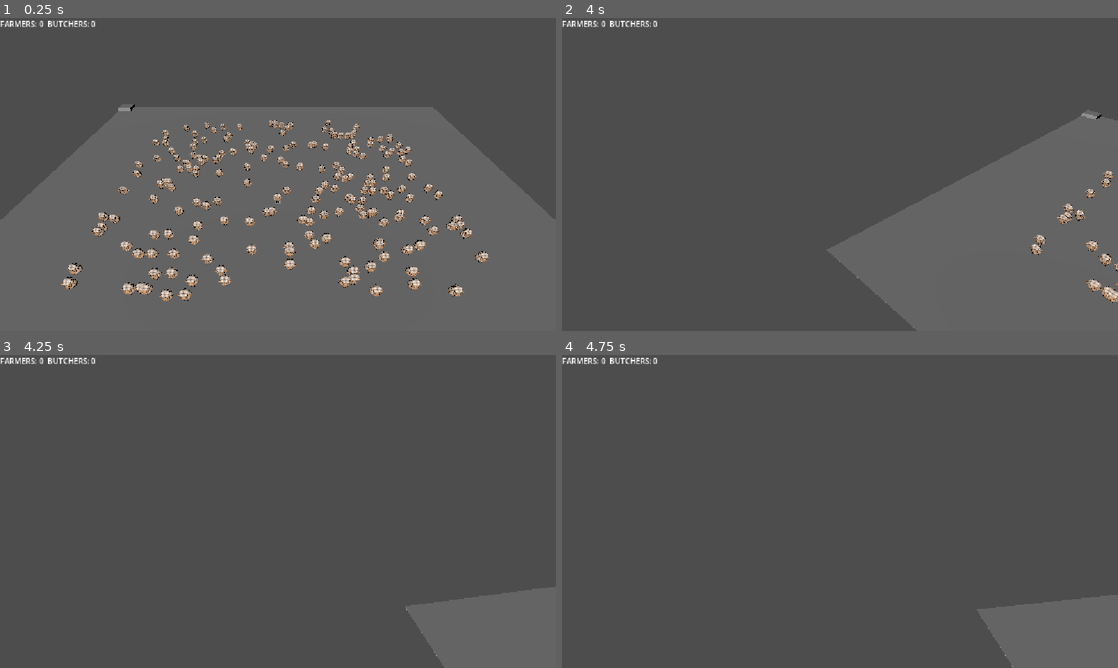
Above: before the commit, frames 1-4 (two rows, left to right).
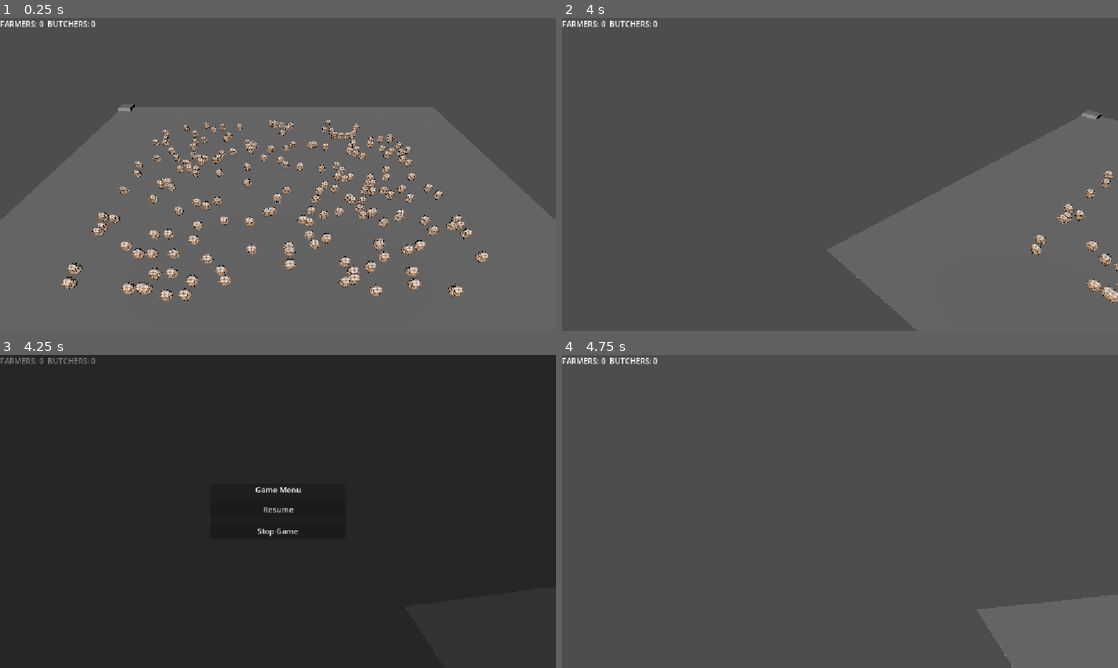
Above: after the commit, the same moments.

Repository: jumper385/kelpie-herders
Game: Godot game, scene res://scenes/gameplay/World.tscn
Two runs of this game, one before a commit and one after it. Both use one fixed random seed, a clock stepped at 60 frames per second and the inputs below. This scene is started directly instead of the project's main scene.
Inputs (mouse positions are in pixels of both pictures, inside the frame that each line leads up to):
- Up to frame 1 (0.25 s): no input
- Up to frame 2 (4 s): tap Enter at 0.5, 3.5 s; move the mouse to (962, 158) at 0.52 s; hold S (cam_back) 0.53-1.25 s; click (962, 158) at 0.67 s; drag from (728, 190) to (812, 237) at 1.27 s; tap Space at 2 s; move the mouse to (895, 105) at 2.02 s; hold A (cam_left) 2.03-2.75 s; click (895, 105) at 2.17 s; drag from (812, 237) to (673, 127) at 2.77 s; move the mouse to (1006, 221) at 3.52 s; hold Q (cam_rotate_left) from 3.53 s (still down); click (1006, 221) at 3.67 s
- Up to frame 3 (4.25 s): keep holding Q (cam_rotate_left); tap Escape (ui_cancel) at 4.15 s
- Up to frame 4 (4.75 s): release Q (cam_rotate_left) at 4.25 s; click (840, 508) at 4.25 s, where only the run after the commit has a clickable "Resume"

Frames 1-2 are identical in both runs. In frame 3, 100% of the frame differs, in the area x 0-100%, y 0-100%; in frame 4, nothing differs.

Commit message:
feat; addd escape menu #6

Diff:
--- a/scripts/core/WorldController.gd
+++ b/scripts/core/WorldController.gd
@@ -15,6 +15,7 @@
 @export var score_label: Label
 
 var _spawner: MultiplayerSpawner
+var _pause_layer: CanvasLayer
 ## type_id -> PackedScene, built from world_spawn_configs at startup.
 var _scene_registry: Dictionary = {}
 
@@ -23,6 +24,9 @@
 	# Build scene registry so _do_spawn can look up scenes by type string.
 	for cfg: SpawnConfig in world_spawn_configs:
 		_scene_registry[cfg.type_id] = cfg.scene
+
+	if multiplayer.is_server():
+		_build_pause_menu()
 
 	# All peers need the spawner to receive server-spawned nodes.
 	_spawner = MultiplayerSpawner.new()
@@ -115,3 +119,69 @@
 
 func update_score_text() -> void:
 	score_label.text = "Farmers: %d  Butchers: %d" % [farmers_score, butchers_score]
+
+
+# ── Pause / Exit menu (host only) ─────────────────────────────────────────────
+
+func _build_pause_menu() -> void:
+	_pause_layer = CanvasLayer.new()
+	_pause_layer.layer = 10
+	_pause_layer.visible = false
+	add_child(_pause_layer)
+
+	var bg := ColorRect.new()
+	bg.set_anchors_and_offsets_preset(Control.PRESET_FULL_RECT)
+	bg.color = Color(0, 0, 0, 0.5)
+	_pause_layer.add_child(bg)
+
+	var center := CenterContainer.new()
+	center.set_anchors_and_offsets_preset(Control.PRESET_FULL_RECT)
+	_pause_layer.add_child(center)
+
+	var panel := PanelContainer.new()
+	center.add_child(panel)
+
+	var vbox := VBoxContainer.new()
+	vbox.custom_minimum_size = Vector2(280, 0)
+	vbox.add_theme_constant_override("separation", 14)
+	panel.add_child(vbox)
+
+	var title := Label.new()
+	title.text = "Game Menu"
+	title.horizontal_alignment = HORIZONTAL_ALIGNMENT_CENTER
+	vbox.add_child(title)
+
+	var resume_btn := Button.new()
+	resume_btn.text = "Resume"
+	resume_btn.pressed.connect(_on_resume_pressed)
+	vbox.add_child(resume_btn)
+
+	var stop_btn := Button.new()
+	stop_btn.text = "Stop Game"
+	stop_btn.pressed.connect(_on_stop_game_pressed)
+	vbox.add_child(stop_btn)
+
+
+func _unhandled_input(event: InputEvent) -> void:
+	if event.is_action_pressed("ui_cancel") and multiplayer.is_server():
+		_toggle_pause_menu()
+
+
+func _toggle_pause_menu() -> void:
+	if _pause_layer == null:
+		return
+	_pause_layer.visible = not _pause_layer.visible
+
+
+func _on_resume_pressed() -> void:
+	_toggle_pause_menu()
+
+
+func _on_stop_game_pressed() -> void:
+	_rpc_return_to_lobby.rpc()
+
+
+@rpc("authority", "call_local", "reliable")
+func _rpc_return_to_lobby() -> void:
+	multiplayer.multiplayer_peer = null
+	get_tree().change_scene_to_file("res://scenes/ui/Lobby.tscn")
